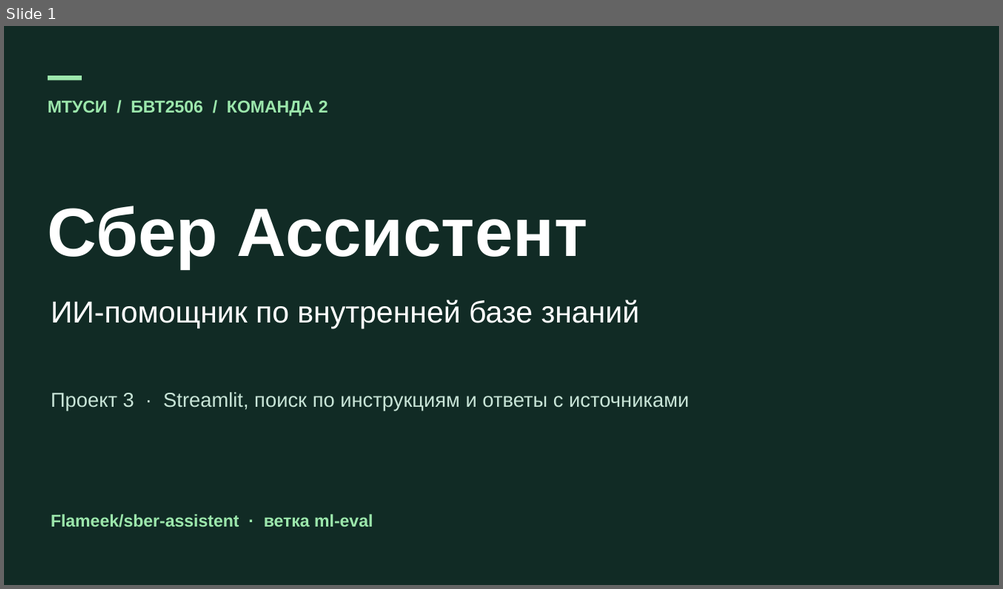
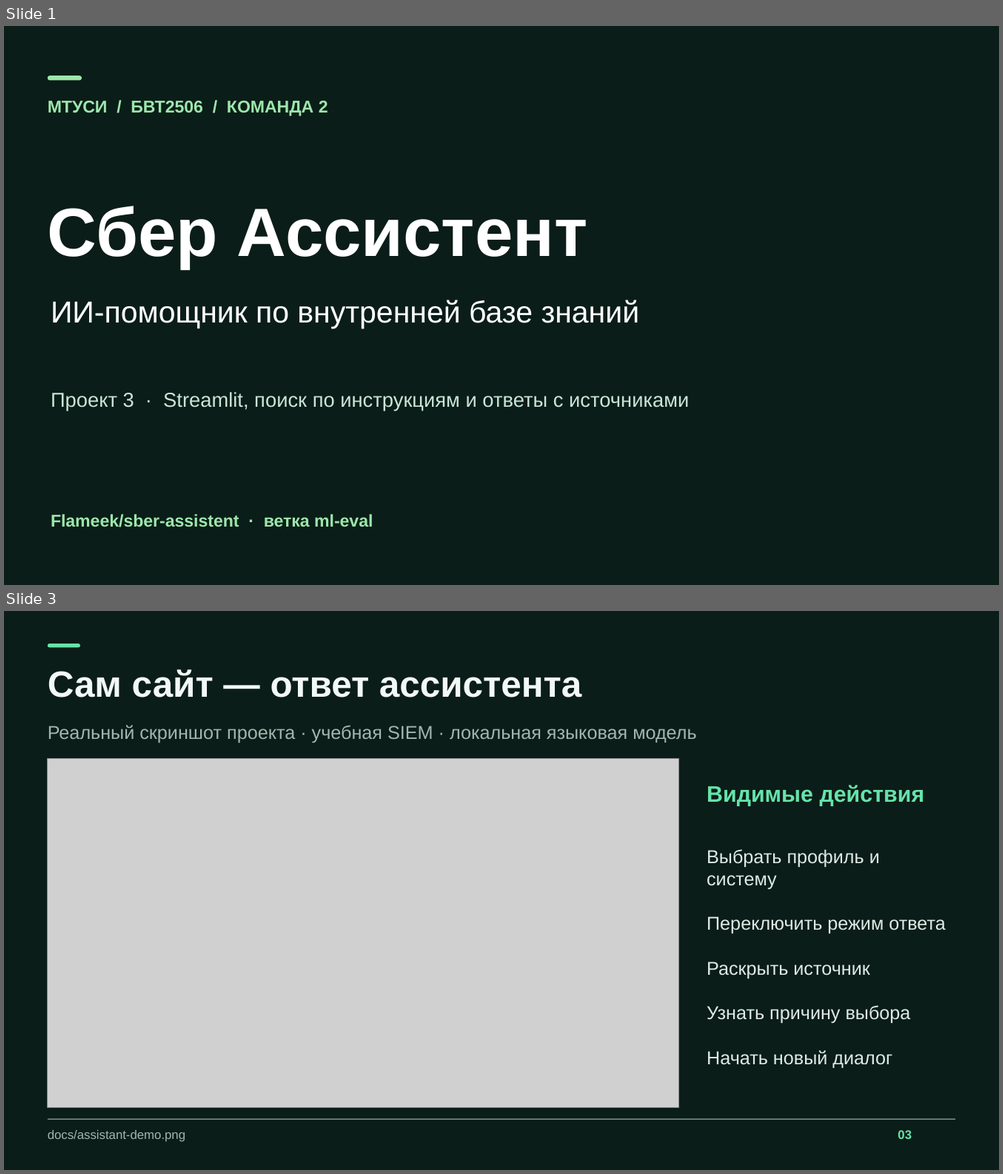
Before and after one commit to Flameek/sber-assistent, a slide deck: docs/Sber-Assistant.pptx. Shown one above the other, each under a label of ours: slide 1 before the commit, slides 1 and 3 after it; the slides between them are not shown. The pictures are 1003x589 and 1003x1174 pixels, drawn with LibreOffice and Linux fonts; fonts in the diff are those of the drawing; grey boxes stand for pictures. Boxes give left, top, right and bottom in pixels: in the first picture for what was removed or moved away, otherwise in the second. Text is boxed around its words. In the diff, an @@ line names an element or a change of style, - is before the commit and + after.

Commit message:
Redesign presentation with website screenshot and clickable demo links

```diff
--- a/docs/Sber-Assistant.pptx
+++ b/docs/Sber-Assistant.pptx
@@ slide 3 added at bbox=[4, 611, 999, 1170], background #0B1D18 @@
@@ rounded rectangle added at bbox=[47, 644, 80, 647], fill #66E3AB @@
@@ text added at bbox=[48, 669, 581, 698], 35.2 pt, text #F2F8F6, bold @@
+Сам сайт — ответ ассистента
@@ text added at bbox=[48, 725, 696, 743], 18 pt, text #A0B7AF @@
+Реальный скриншот проекта · учебная SIEM · локальная языковая модель
@@ picture added at bbox=[47, 759, 678, 1109] @@
@@ text added at bbox=[706, 785, 925, 806], 21.8 pt, text #66E3AB, bold @@
+Видимые действия
@@ text added at bbox=[706, 849, 945, 1068], 18 pt, text #DDEAE6 @@
+Выбрать профиль и систему
+Переключить режим ответа
+Раскрыть источник
+Узнать причину выбора
+Начать новый диалог
@@ rounded rectangle added at bbox=[47, 1119, 956, 1120], fill #B9CDC4 @@
@@ text added at bbox=[48, 1130, 185, 1142], 12 pt, text #A0B7AF @@
+docs/assistant-demo.png
@@ text added at bbox=[897, 1130, 911, 1139], 12 pt, text #66E3AB, bold @@
+03
```
Also in this commit, not shown: 9 other slides changed, 3 other slides added, 1 slide removed.
